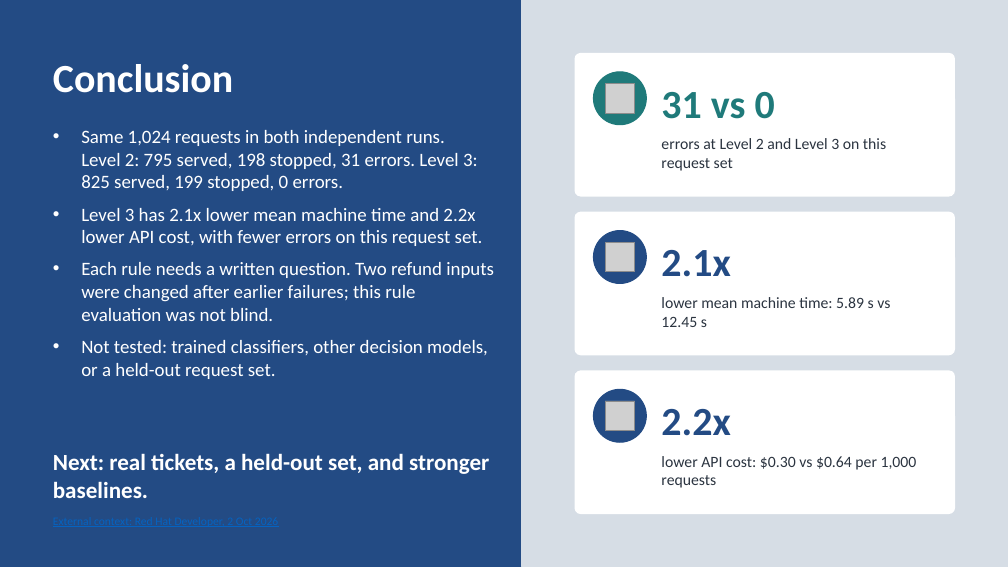
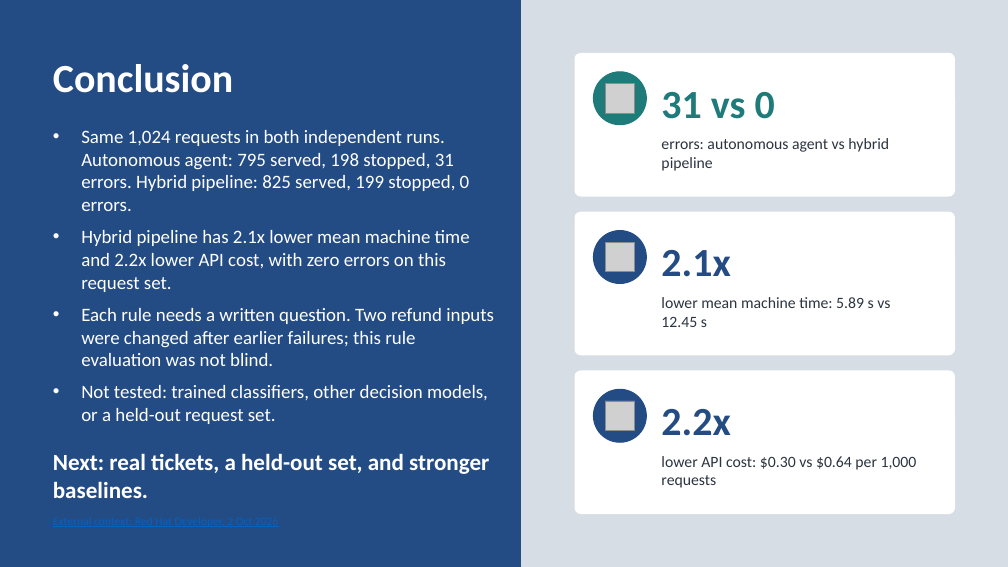
Before and after one commit to neilonthesky/english-presentation, a slide deck: slide 32 of slides/deck.pptx (slide 29 before the commit). Drawn at 1008x567 pixels with LibreOffice and Linux fonts; fonts in the diff are those of the drawing; grey boxes stand for pictures. Boxes give left, top, right and bottom in pixels: in the first picture for what was removed or moved away, otherwise in the second. Text is boxed around its words. In the diff, an @@ line names an element or a change of style, - is before the commit and + after.

```diff
--- a/slides/deck.pptx
+++ b/slides/deck.pptx
@@ text at (81, 130, 470, 292): text changed @@
-• Same 1,024 requests in both independent runs. Level 2: 795 served, 198 stopped, 31 errors. Level 3: 825 served, 199 stopped, 0 errors.
-• Level 3 has 2.1x lower mean machine time and 2.2x lower API cost, with fewer errors on this request set.
+• Same 1,024 requests in both independent runs. Autonomous agent: 795 served, 198 stopped, 31 errors. Hybrid pipeline: 825 served, 199 stopped, 0 errors.
+• Hybrid pipeline has 2.1x lower mean machine time and 2.2x lower API cost, with zero errors on this request set.
@@ text at (661, 138, 889, 171): text changed @@
-errors at Level 2 and Level 3 on this request set
+errors: autonomous agent vs hybrid pipeline
```
Also in this commit, not shown: 25 other slides changed, 6 slides added, 3 slides removed, 8 other files.
